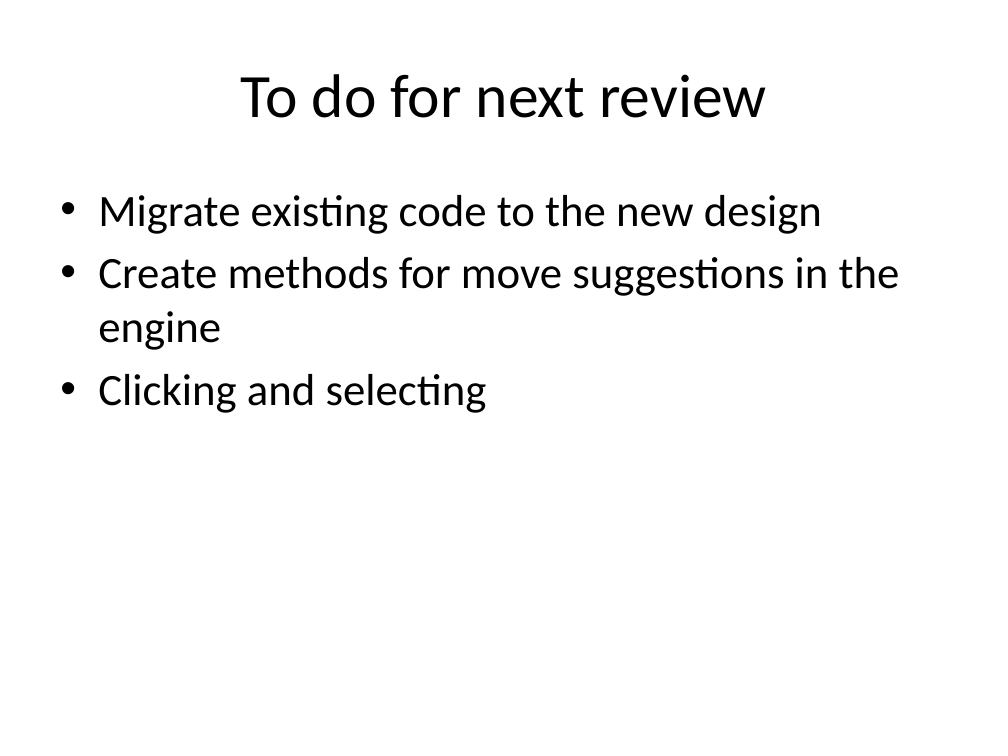
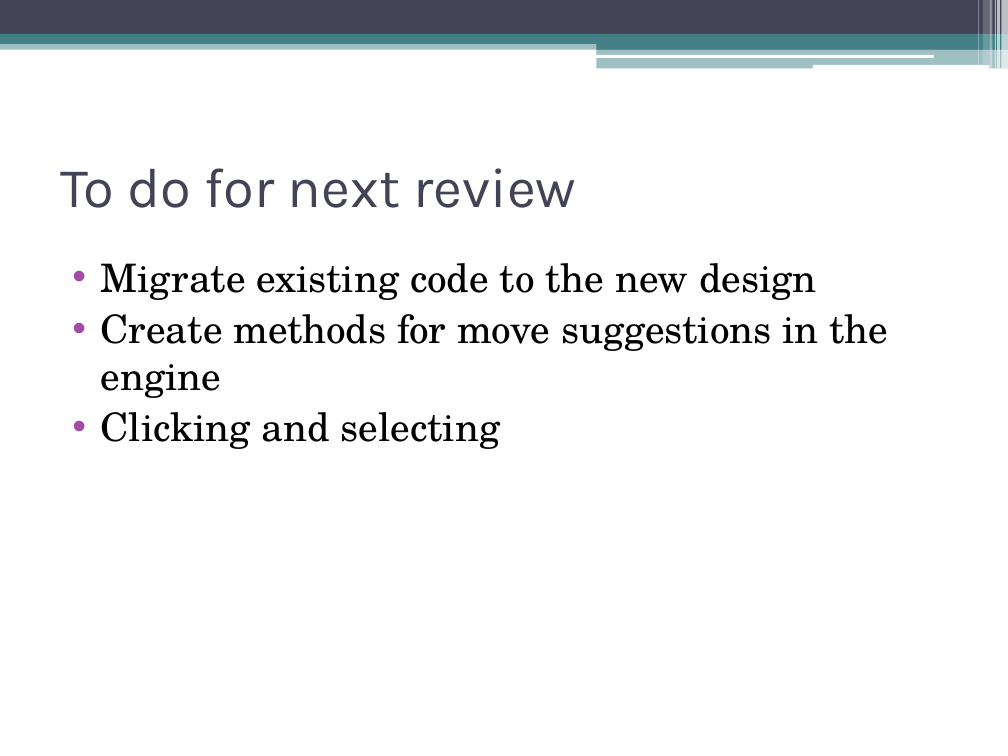
Before and after one commit to IAmWaseem/windespacman, a slide deck: slide 3 of Group 3 – Karo Progress.pptx. Drawn at 1008x756 pixels with LibreOffice and Linux fonts; fonts in the diff are those of the drawing. Boxes give left, top, right and bottom in pixels: in the first picture for what was removed or moved away, otherwise in the second. Text is boxed around its words. In the diff, an @@ line names an element or a change of style, - is before the commit and + after.

```diff
--- a/Group 3 – Karo Progress.pptx
+++ b/Group 3 – Karo Progress.pptx
@@ rectangle added at <box>0,0,1008,34</box>, fill #424456 @@
@@ rectangle added at <box>978,0,979,65</box>, fill #FFFFFF at 30% opacity @@
@@ rectangle added at <box>983,0,989,65</box>, fill #FFFFFF at 20% opacity @@
@@ rectangle added at <box>990,0,993,69</box>, fill #FFFFFF at 40% opacity @@
@@ rectangle added at <box>995,0,996,69</box>, fill #FFFFFF at 60% opacity @@
@@ rectangle added at <box>997,0,1000,69</box>, fill #FFFFFF at 65% opacity @@
@@ rectangle added at <box>1002,0,1008,69</box>, fill #FFFFFF at 65% opacity @@
@@ rectangle added at <box>0,40,1008,49</box>, fill #438086 at 50% opacity @@
@@ rectangle added at <box>0,34,1008,44</box>, fill #438086 @@
@@ rounded rectangle added at <box>596,54,933,57</box>, fill #FFFFFF @@
@@ rectangle added at <box>597,39,1008,49</box>, fill #438086 @@
@@ rectangle added at <box>597,48,1008,69</box>, fill #438086 at 50% opacity @@
@@ rounded rectangle added at <box>812,65,989,69</box>, fill #FFFFFF @@
@@ title "To do for next review": place and size @@
-title "To do for next review" at <box>241,74,766,118</box>
+title "To do for next review" at <box>60,168,576,208</box>
@@ title "To do for next review" at <box>60,168,576,208</box>: size 44 to 40 pt, font Calibri to Karla, text colour #000000 to #424456; alignment centre to left @@
@@ text "Migrate existing code to the ...": place and size @@
-text "Migrate existing code to the ..." at <box>98,195,900,413</box>
+text "Migrate existing code to the ..." at <box>101,263,889,449</box>
@@ text "Migrate existing code to the ..." at <box>101,263,889,449</box>: size 32 to 28 pt, font Calibri to TeX Gyre Schola; indent changed; less space between paragraphs @@
```
Also in this commit, not shown: 3 other slides changed, 1 slide added, 1 slide removed.
